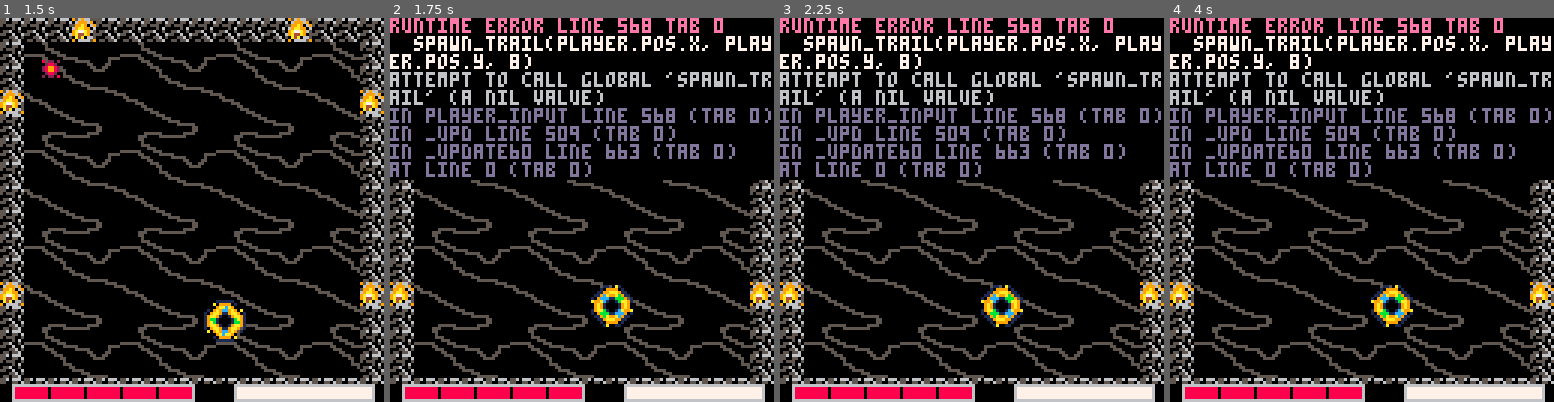
Above: before the commit, frames 1-4 (left to right).
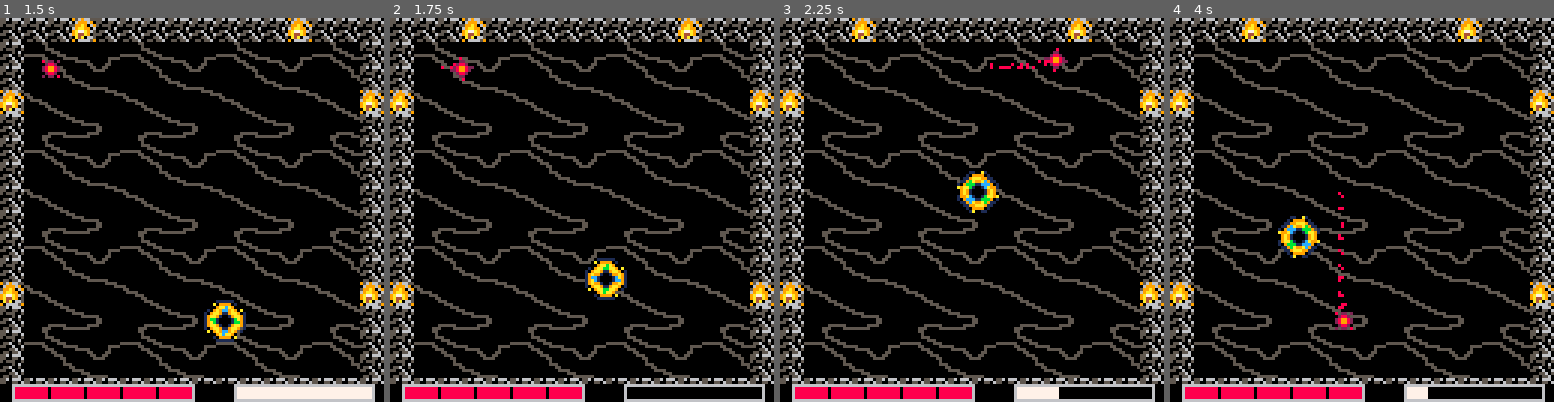
Above: after the commit, the same moments.

Repository: Nakeeb0/NAHL
Game: PICO-8 cartridge nahl.p8
Same seed, same stepped clock (60 frames per second), same inputs: the game is played once before the commit and once after it.
Inputs:
- Up to frame 1 (1.5 s): tap O (Z key) at 0.7 s
- Up to frame 2 (1.75 s): hold Right from 1.6 s (still down); tap O (Z key) at 1.7 s
- Up to frame 3 (2.25 s): release Right at 2.1 s; tap O (Z key) at 2.1 s; hold Up from 2.15 s (still down)
- Up to frame 4 (4 s): release Up at 2.42 s; hold Right 2.47-3.03 s; tap O (Z key) every 0.4 s from 2.5 to 3.7 s; hold Left 3.08-3.58 s; hold Down 3.63-3.97 s

Frame 1 is identical in both runs. In frame 2, 21% of the frame differs, in the area x 0-100%, y 0-100%; in frame 3, 21%; in frame 4, 21%.
Error before the commit: runtime error line 568 tab 0; spawn_trail(player.pos.x, player.pos.y, 8); attempt to call global 'spawn_trail' (a nil value)

Commit message:
added particles for collisions and fixed the trail and made the boss add 5 score instead of 1

Diff:
--- a/actor.lua
+++ b/actor.lua
@@ -138,7 +138,11 @@
 	spawn_dmg_text(damaged.pos.x - 2, damaged.pos.y - damaged.h - 6, damager.damage, damaged.hurt_col)
 	if damaged.hp <= 0 then
 		actor_death(damaged)
-		explosion(damaged.pos.x, damaged.pos.y, 10)
+		if damaged.type == "straight-laced-boss" then
+			explosion(damaged.pos.x, damaged.pos.y, 50)
+		else
+			explosion(damaged.pos.x, damaged.pos.y, 10)
+		end
 	end
 end
 
@@ -151,6 +155,8 @@
 	local mag_b = (force_b * b.force / b.weight):magnitude()
 
 	if dir_a:dot(a.vel) > 0 then
+		ppos = dir_a * a.w / (a.w + b.w)
+		collision_particles(a.pos.x + ppos.x , b.pos.y + ppos.y , max(a.vel:magnitude()*3, b.vel:magnitude()*3))
 		b.vel += force_a / b.weight
 		a.vel -= (force_a * a.bounce) / a.weight
 	else
@@ -191,8 +197,11 @@
 				game_over()
 				return
 			end
-			print(act.type)
-			score += 1
+			if act.type == "straight-laced-boss" then
+				score += 5
+			else
+				score += 1
+			end
 			del(actor, act)
 			del(enemies, act)
 		end
--- a/particles.lua
+++ b/particles.lua
@@ -1,34 +1,80 @@
-particles = {}
-function spawn_particle(x, y)
-	local p = {
+function spawn_particle(p)
+    update_particle = function()  --trail by default
+        while p.t > 0 do
+            p.t -= 1
+            yield()
+        end
+    end
+    if p.type == "explosion" then
+        update_particle = function()
+            while p.t > 0 do
+                p.x += p.dx
+                p.y += p.dy
+                p.dy += 0.05 -- gravity
+                p.t -= 1
+                yield()
+            end
+        end
+    elseif p.type == "collision" then
+        update_particle = function()
+            while p.t > 0 do
+                p.x += p.dx
+                p.y += p.dy
+                p.dx *= 0.9
+                p.dy *= 0.9
+                p.t -= 1
+                yield()
+            end
+        end
+    end
+	add_update_coroutine(update_particle)
+	add_draw_coroutine(function()
+		while p.t > 0 do
+			pset(p.x, p.y, p.c)
+			yield()
+		end
+	end)
+end
+
+function spawn_trail(x, y, col, count)
+  for i = 1, count or 1 do
+    local p = {
+    x = x + rnd(2)-1,
+    y = y + rnd(2)-1,
+    t = 10,
+    c = col or 6,
+    type = "trail",
+  }
+    spawn_particle(p)
+  end
+end
+
+function explosion(x, y, count)
+	for i = 1, count do
+		local p = {
 		x = x,
 		y = y,
 		dx = rnd(2) - 1, -- -1 to 1
 		dy = rnd(2) - 1,
 		t = 30, -- lifetime in frames
 		c = 7, -- white
-		isrunning = true,
+        type = "explosion",
 	}
-	add_update_coroutine(function()
-		while p.t > 0 do
-			p.x += p.dx
-			p.y += p.dy
-			p.dy += 0.05 -- gravity
-			p.t -= 1
-			yield()
-		end
-		p.isrunning = false
-	end)
-	add_draw_coroutine(function()
-		while p.isrunning do
-			pset(p.x, p.y, p.c)
-			yield()
-		end
-	end)
+    spawn_particle(p)
+	end
 end
 
-function explosion(x, y, count)
+function collision_particles(x, y, count)
 	for i = 1, count do
-		spawn_particle(x, y)
+		local p = {
+		x = x,
+		y = y,
+		dx = rnd(2) - 1, -- -1 to 1
+		dy = rnd(2) - 1,
+		t = 20, -- lifetime in frames
+		c = 9,
+        type = "collision",
+	}
+    spawn_particle(p)
 	end
 end
--- a/player.lua
+++ b/player.lua
@@ -1,3 +1,5 @@
+trail_running_for = 0
+last_input = false
 function player_input()
 	local x = 0
 	local y = 0
@@ -44,11 +46,20 @@
 			sfx(2)
 		end
 	end
-	if input_vec:magnitude() > 0 then
-		spawn_trail(player.pos.x, player.pos.y, 8)
+
+	if input_vec:magnitude() == 0 and last_input == true then
+		trail_running_for = player.vel:magnitude() * 20
+	else
+		last_input = false
+		trail_running_for -= 1
 	end
+
+	if input_vec:magnitude() > 0 or trail_running_for > 0 then
+		count = player.vel:magnitude()
+		spawn_trail(player.pos.x, player.pos.y, 8, count)
+	end
+	last_input = (input_vec:magnitude() > 0)
 end
-
 function drift(dir, actor)
 	nor = vec2d.new(dir.y, -dir.x):normalize()
 	dir = dir:normalize()
@@ -60,7 +71,6 @@
 	end
 	actor.vel = component_nor * 0.3 + component_dir * 0.8
 end
-
 function check_double_tap(x, y, player, last)
 	if (timer - last) < 45 and (last_nothing > last) then
 		local flag = 1
